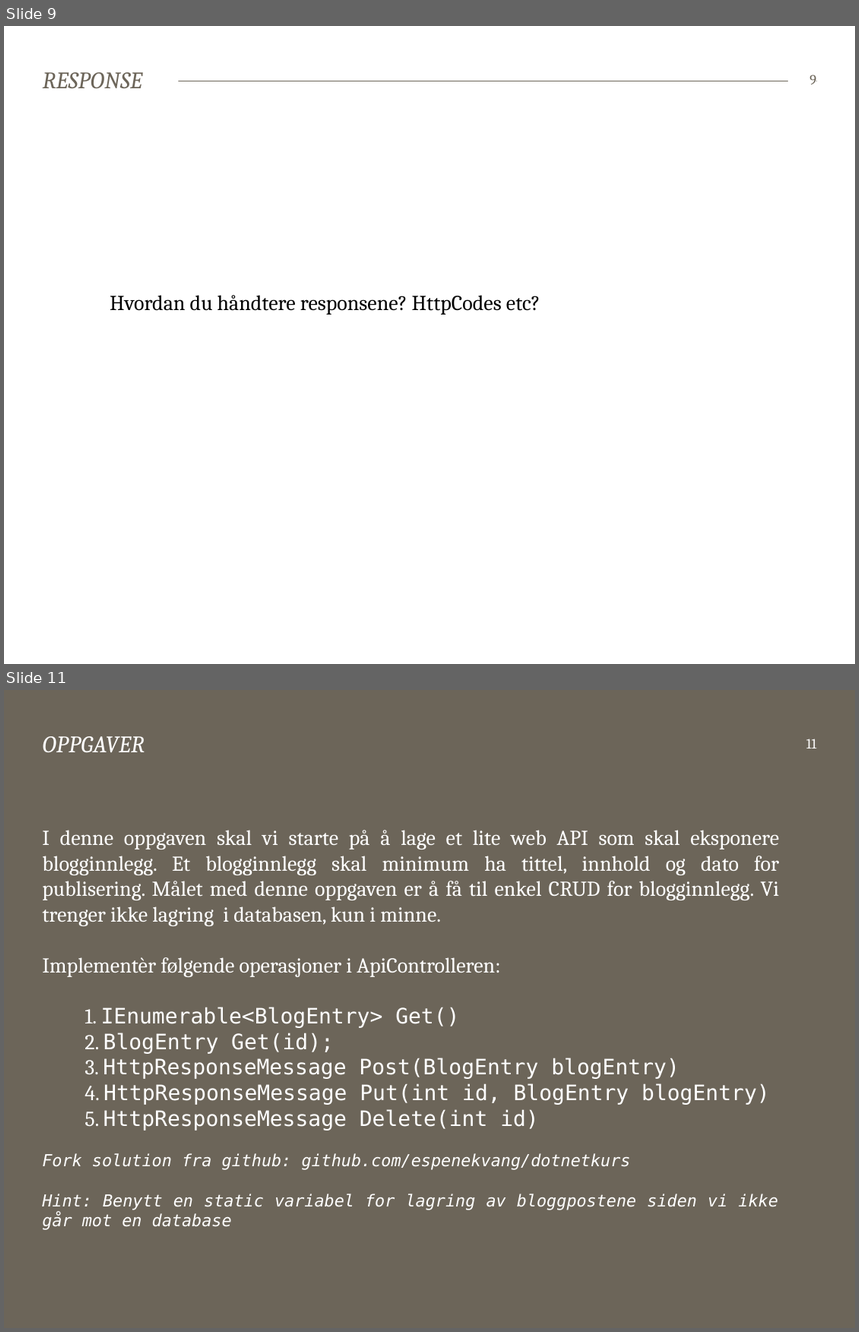
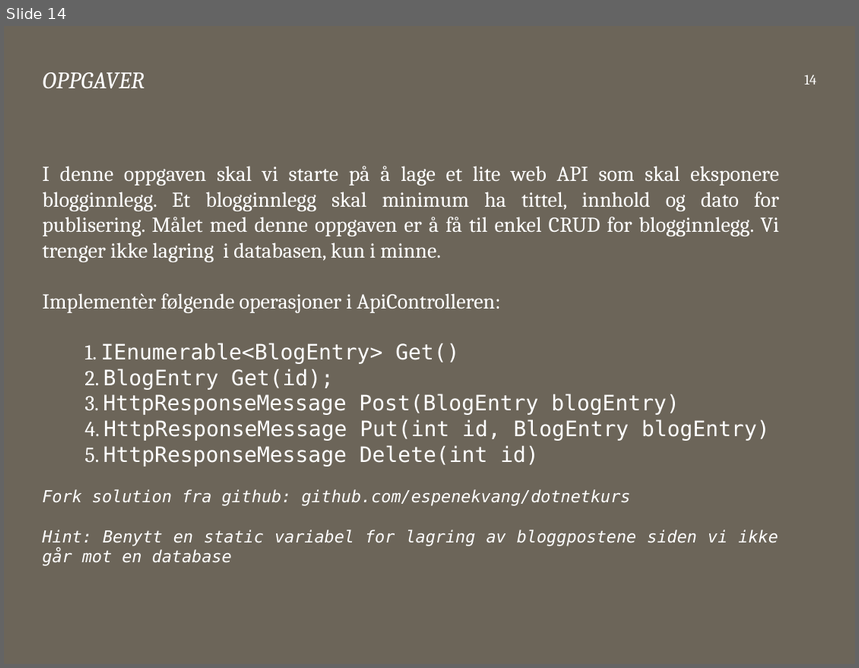
Before and after one commit to bekk/dotnetkurs, a slide deck: webapi/WebAPI.pptx. Shown one above the other, each under a label of ours: slides 9 and 11 before the commit, slide 14 after it; the slides between them are not shown. The pictures are 859x1332 and 859x668 pixels, drawn with LibreOffice and Linux fonts; fonts in the diff are those of the drawing. Boxes give left, top, right and bottom in pixels: in the first picture for what was removed or moved away, otherwise in the second. Text is boxed around its words. In the diff, an @@ line names an element or a change of style, - is before the commit and + after.

```diff
--- a/webapi/WebAPI.pptx
+++ b/webapi/WebAPI.pptx
@@ slide 9 removed at bbox=[4, 26, 855, 664], background #FFFFFF; not listed: 1 template element that a slide beside it also shows @@
@@ title removed at bbox=[43, 72, 142, 88] @@
-RESPONSE
@@ page number removed at bbox=[810, 75, 816, 85] @@
-9
@@ text removed at bbox=[110, 295, 541, 315] @@
-Hvordan du håndtere responsene? HttpCodes etc?
@@ what was slide 11 is now slide 14 @@
@@ page number at bbox=[804, 75, 816, 85]: text changed @@
-11
+14
```
Also in this commit, not shown: 4 slides changed, 5 slides added, 1 other slide removed.
